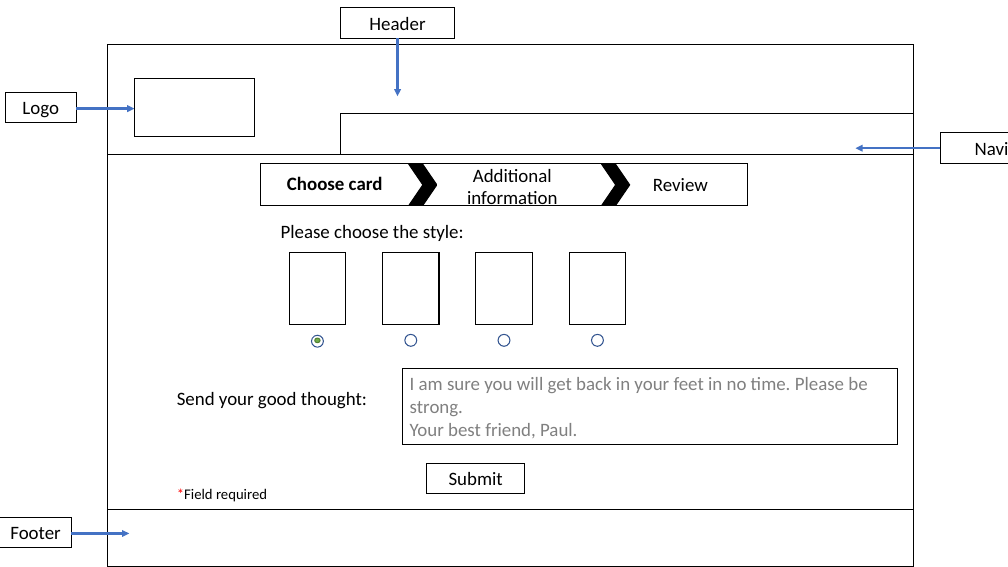
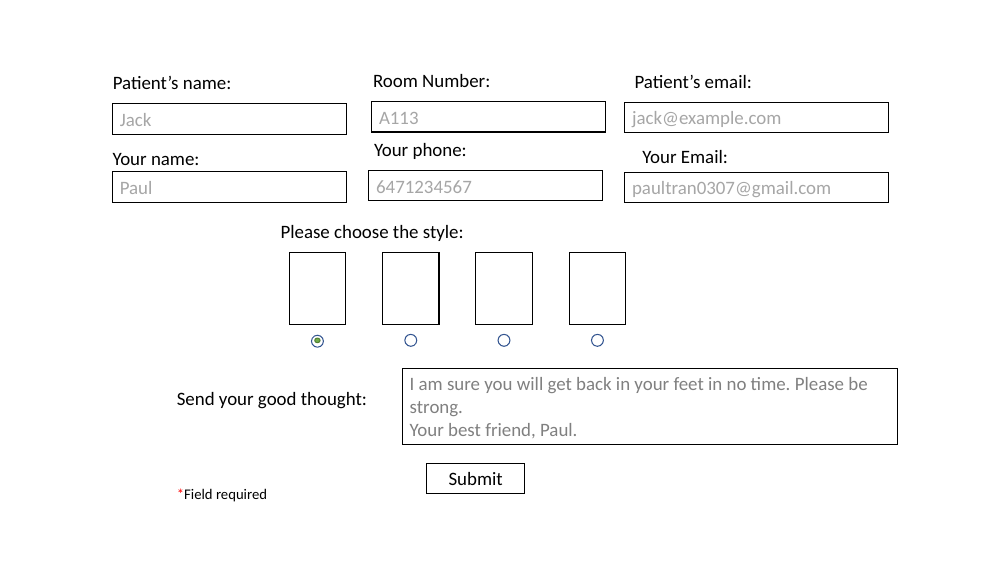
Before and after one commit to Priyanka-Khadilkar/hopsitalprojectteamthree, a slide deck: slide 9 of HospitalProjectTeamThree/Wireframes/LoginCardWireframe.pptx (slide 10 before the commit). Drawn at 1008x567 pixels with LibreOffice and Linux fonts; fonts in the diff are those of the drawing. Boxes give left, top, right and bottom in pixels: in the first picture for what was removed or moved away, otherwise in the second. Text is boxed around its words. In the diff, an @@ line names an element or a change of style, - is before the commit and + after.

Commit message:
finsih ERD and User Story for Login and Get Well Card

```diff
--- a/HospitalProjectTeamThree/Wireframes/LoginCardWireframe.pptx
+++ b/HospitalProjectTeamThree/Wireframes/LoginCardWireframe.pptx
@@ rectangle removed at (340, 8, 454, 38) @@
-Header
@@ rectangle removed at (108, 45, 914, 560) @@
@@ rectangle removed at (108, 45, 914, 155) @@
@@ arrow removed from (398, 39) to (398, 96) @@
@@ text added at (113, 76, 231, 89), 18 pt, text #000000 @@
+Patient’s name:
@@ rectangle removed at (135, 79, 255, 137) @@
@@ text added at (373, 74, 490, 87), 18 pt, text #000000 @@
+Room Number:
@@ text added at (635, 75, 752, 88), 18 pt, text #000000 @@
+Patient’s email:
@@ rectangle removed at (5, 92, 76, 123) @@
-Logo
@@ arrow removed from (76, 109) to (135, 109) @@
@@ rectangle added at (113, 104, 347, 134), fill #FFFFFF, outline #000000 1 pt, 18 pt, text #A6A6A6 @@
+Jack
@@ rectangle removed at (340, 114, 914, 155) @@
@@ rectangle added at (371, 101, 606, 132), fill #FFFFFF, outline #000000 1 pt, 18 pt, text #A6A6A6 @@
+A113
@@ rectangle added at (625, 102, 889, 132), fill #FFFFFF, outline #000000 1 pt, 18 pt, text #A6A6A6 @@
+jack@example.com
@@ text added at (374, 143, 467, 159), 18 pt, text #000000 @@
+Your phone:
@@ arrow removed from (941, 148) to (856, 148) @@
@@ rectangle removed at (941, 133, 1008, 163) @@
-Navigation
@@ text added at (113, 153, 199, 165), 18 pt, text #000000 @@
+Your name:
@@ rectangle added at (113, 172, 347, 203), fill #FFFFFF, outline #000000 1 pt, 18 pt, text #A6A6A6 @@
+Paul
@@ rectangle removed at (261, 163, 748, 205) @@
@@ text removed at (287, 176, 383, 190) @@
-Choose card
@@ rectangle added at (369, 171, 603, 201), fill #FFFFFF, outline #000000 1 pt, 18 pt, text #A6A6A6 @@
+6471234567
@@ chevron removed at (409, 165, 437, 206) @@
@@ rectangle removed at (437, 169, 588, 203) @@
-Additional information
@@ chevron removed at (602, 165, 630, 206) @@
@@ rectangle added at (625, 172, 889, 203), fill #FFFFFF, outline #000000 1 pt, 18 pt, text #A6A6A6 @@
+paultran0307@gmail.com
@@ text added at (642, 150, 728, 163), 18 pt, text #000000 @@
+Your Email:
@@ text removed at (653, 178, 708, 191) @@
-Review
@@ rectangle removed at (0, 517, 71, 547) @@
-Footer
@@ arrow removed from (71, 534) to (129, 534) @@
@@ rectangle removed at (108, 510, 914, 567) @@
```
Also in this commit, not shown: 2 other slides changed, 1 slide added, 2 slides removed, 2 other files.
